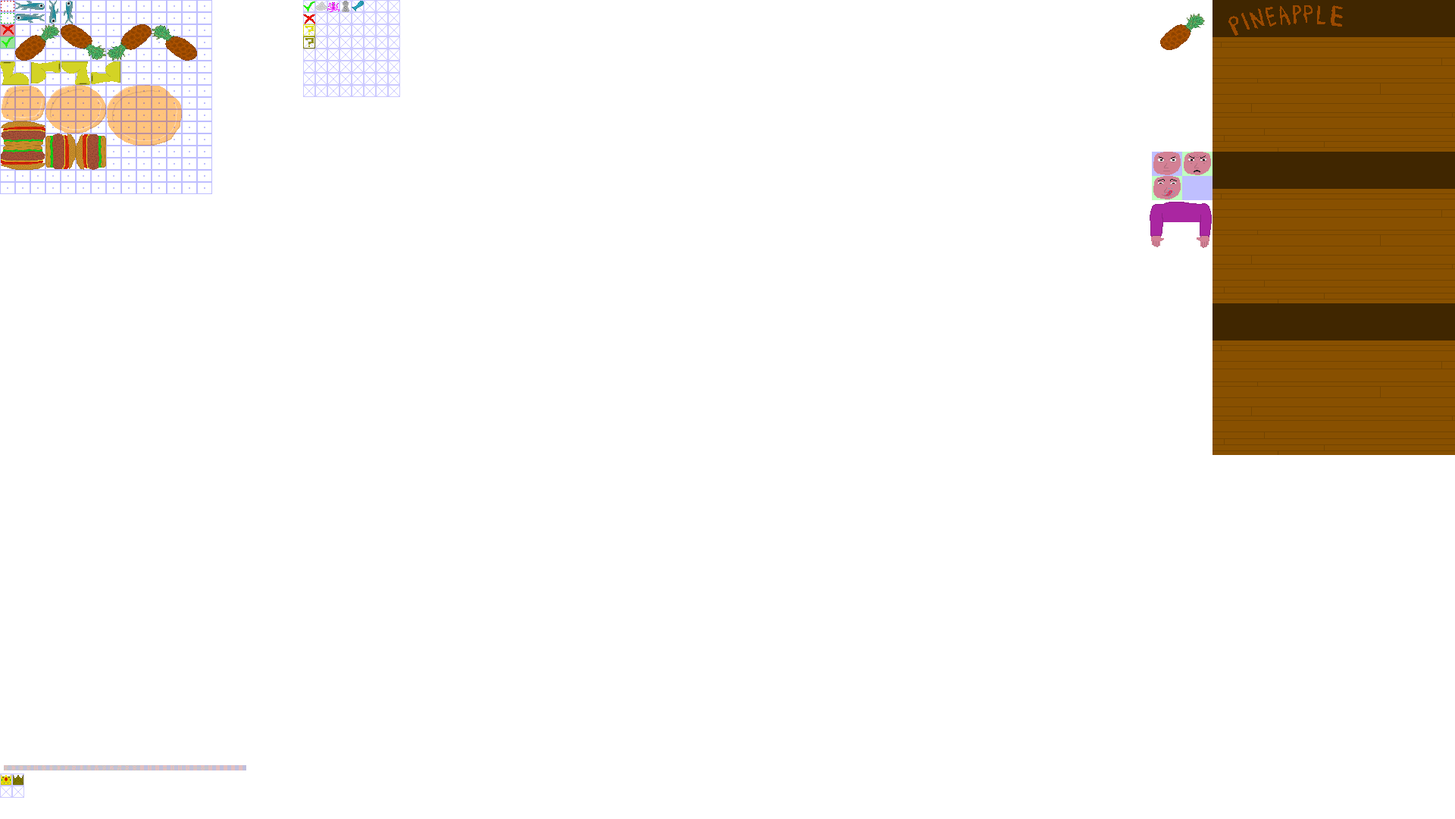
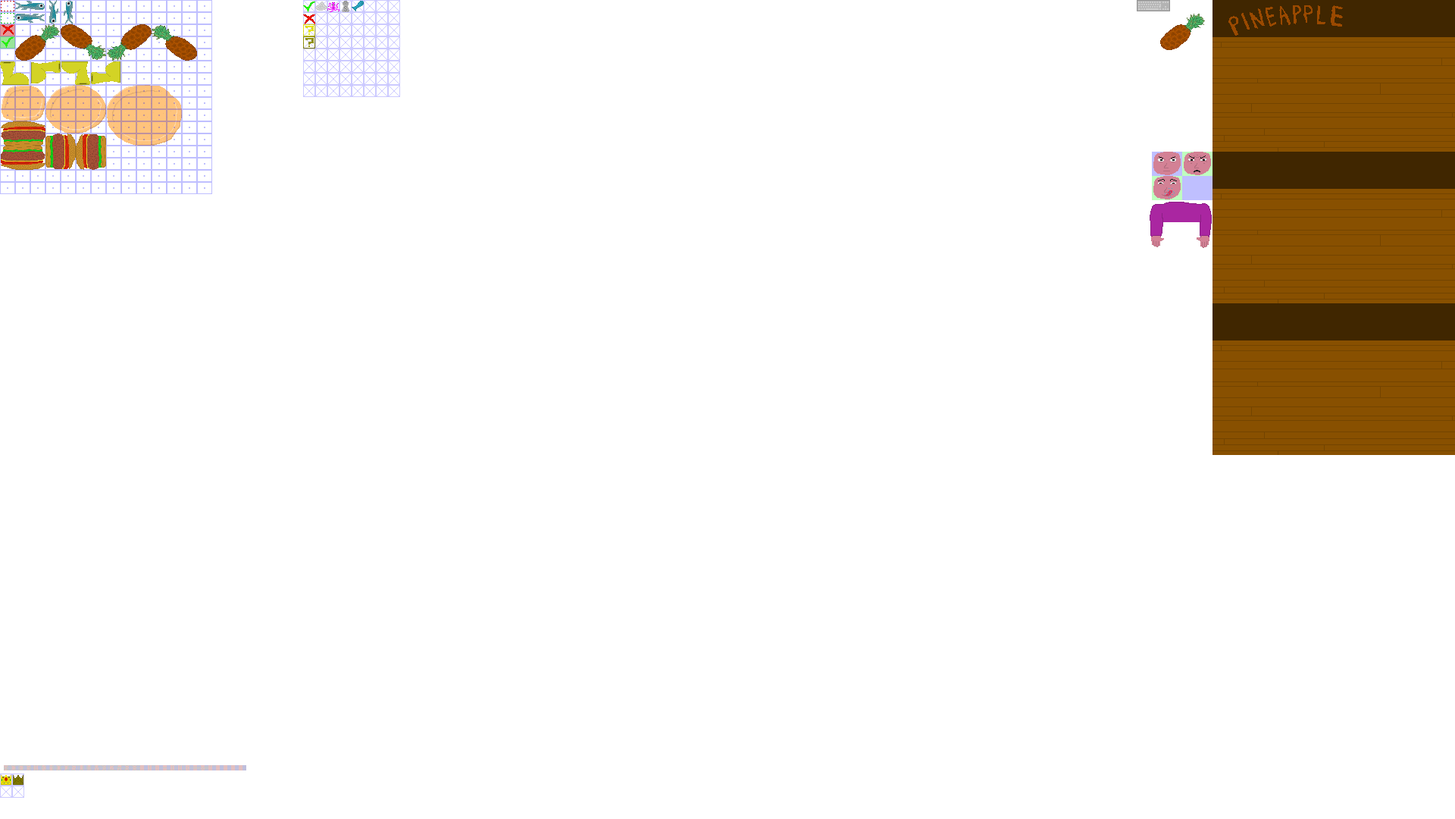
Layered file, before and after one edit (1455x819). Changes by layer:
painted on "help" over left=1136, top=0, right=1171, bottom=12
